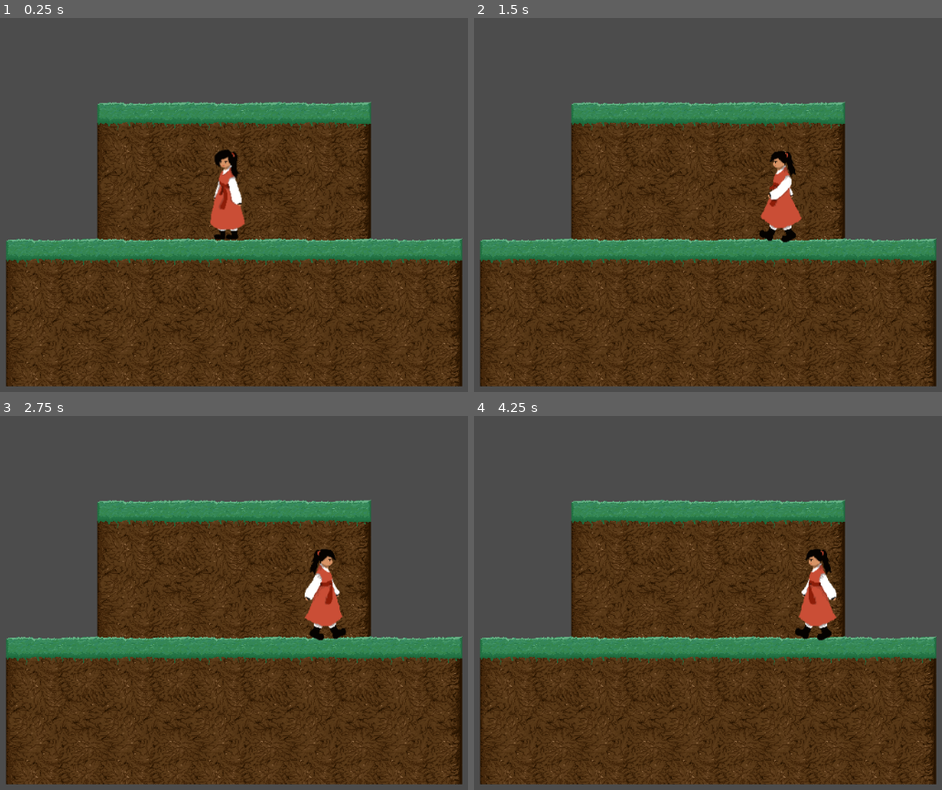
Above: before the commit, frames 1-4 (two rows, left to right).
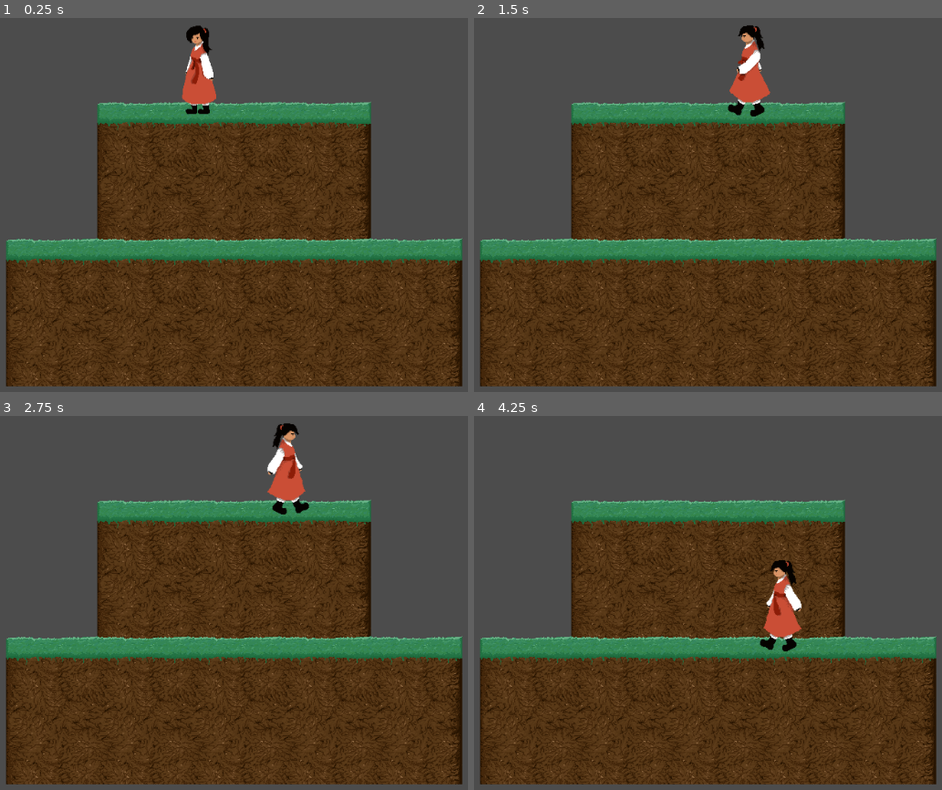
Above: after the commit, the same moments.

Repository: tacocube/karma
Game: Godot game, scene res://scenes/Main/Main.tscn
The game is run twice, just before and just after one commit, with the same random seed, the same clock (stepped at 60 frames per second) and the same inputs.
Inputs:
- Up to frame 1 (0.25 s): no input
- Up to frame 2 (1.5 s): hold Right (ui_right) 0.53-1.28 s; hold Left (ui_left) from 1.28 s (still down)
- Up to frame 3 (2.75 s): release Left (ui_left) at 2.03 s; hold Right (ui_right) from 2.03 s (still down)
- Up to frame 4 (4.25 s): release Right (ui_right) at 3.53 s; hold Left (ui_left) from 3.53 s (still down)

The runs differ from the first frame. In frame 1, 2.4% of the frame differs, in the area x 38-53%, y 1-60%; in frame 2, 2.5%; in frame 3, 2.6%, in the area x 57-75%, y 1-60%; in frame 4, 2.6%.

Commit message:
Make Sasa Great Again

Diff:
--- a/characters/Sasa/KinematicBody2D.gd
+++ b/characters/Sasa/Sasa.gd
@@ -1,29 +1,26 @@
-extends KinematicBody2D
+extends RigidBody2D
 
 onready var anim = get_node("sasa_anim")
 
-const GRAVITY = 0
 const WALK_SPEED = 200
 
-var velocity = Vector2()
+var xVelocity = 0
 
 func _physics_process(delta):
-	velocity.y += delta * GRAVITY
-
 	if Input.is_action_pressed("ui_left"):
-		velocity.x = -WALK_SPEED
+		xVelocity = -WALK_SPEED
 		get_node("sasa_anim").set_flip_h(false)
 		anim.play("walk")
 	elif Input.is_action_pressed("ui_right"):
-		velocity.x =  WALK_SPEED
+		xVelocity = WALK_SPEED
 		get_node("sasa_anim").set_flip_h(true)
 		anim.play("walk")
 	else:
+		xVelocity = 0
 		anim.play("idle")
-		velocity.x = 0
 
     # We don't need to multiply velocity by delta because MoveAndSlide already takes delta time into account.
 
     # The second parameter of move_and_slide is the normal pointing up.
     # In the case of a 2d platformer, in Godot upward is negative y, which translates to -1 as a normal.
-	move_and_slide(velocity, Vector2(0, -1))
+	set_axis_velocity(Vector2(xVelocity, 0))
--- a/characters/Sasa/Sasa.tscn
+++ b/characters/Sasa/Sasa.tscn
@@ -1,6 +1,6 @@
-[gd_scene load_steps=12 format=2]
+[gd_scene load_steps=10 format=2]
 
-[ext_resource path="res://characters/Sasa/KinematicBody2D.gd" type="Script" id=1]
+[ext_resource path="res://characters/Sasa/Sasa.gd" type="Script" id=1]
 [ext_resource path="res://characters/Sasa/textures/sasa_idle_1.png" type="Texture" id=2]
 [ext_resource path="res://characters/Sasa/textures/sasa_idle_2.png" type="Texture" id=3]
 [ext_resource path="res://characters/Sasa/textures/sasa_walk-1.png" type="Texture" id=4]
@@ -8,45 +8,28 @@
 [ext_resource path="res://characters/Sasa/textures/sasa_walk-3.png" type="Texture" id=6]
 [ext_resource path="res://characters/Sasa/textures/sasa_walk-4.png" type="Texture" id=7]
 
-[sub_resource type="CapsuleShape2D" id=2]
-
-custom_solver_bias = 0.0
-radius = 22.0434
-height = 83.6294
-
-[sub_resource type="GDScript" id=4]
-
-script/source = ""
-
 [sub_resource type="SpriteFrames" id=1]
 
 animations = [ {
 "frames": [ ExtResource( 2 ), ExtResource( 3 ) ],
 "loop": true,
 "name": "idle",
-"speed": 2.0
+"speed": 5.0
 }, {
 "frames": [ ExtResource( 4 ), ExtResource( 5 ), ExtResource( 6 ), ExtResource( 7 ) ],
 "loop": true,
 "name": "walk",
 "speed": 5.0
 } ]
-script = SubResource( 4 )
 
-[sub_resource type="CapsuleShape2D" id=3]
+[sub_resource type="CapsuleShape2D" id=2]
 
 custom_solver_bias = 0.0
-radius = 10.0
-height = 106.202
+radius = 23.286
+height = 78.1988
 
-[node name="Sasa" type="Node2D" index="0"]
+[node name="Sasa" type="RigidBody2D" index="0"]
 
-_sections_unfolded = [ "Transform" ]
-
-[node name="RigidBody2D" type="RigidBody2D" parent="." index="0"]
-
-editor/display_folded = true
-visible = false
 input_pickable = false
 collision_layer = 1
 collision_mask = 1
@@ -65,27 +48,13 @@
 linear_damp = -1.0
 angular_velocity = 0.0
 angular_damp = -1.0
-
-[node name="CollisionShape2D" type="CollisionShape2D" parent="RigidBody2D" index="0"]
-
-visible = false
-shape = SubResource( 2 )
-
-[node name="KinematicBody2D" type="KinematicBody2D" parent="." index="1"]
-
-input_pickable = false
-collision_layer = 1
-collision_mask = 1
-collision/safe_margin = 0.08
 script = ExtResource( 1 )
 
-[node name="sasa_anim" type="AnimatedSprite" parent="KinematicBody2D" index="0"]
+[node name="sasa_anim" type="AnimatedSprite" parent="." index="0"]
 
 frames = SubResource( 1 )
 animation = "idle"
 
-[node name="CollisionShape2D" type="CollisionShape2D" parent="KinematicBody2D" index="1"]
+[node name="CollisionShape2D" type="CollisionShape2D" parent="." index="1"]
 
-position = Vector2( -0.32802, 0 )
-scale = Vector2( 2.10075, 1 )
-shape = SubResource( 3 )
+shape = SubResource( 2 )
--- a/scenes/Main/Main.tscn
+++ b/scenes/Main/Main.tscn
@@ -3,7 +3,7 @@
 [ext_resource path="res://tilesets/tileset1/tileset1.tres" type="TileSet" id=1]
 [ext_resource path="res://characters/Sasa/Sasa.tscn" type="PackedScene" id=2]
 
-[node name="Node2D" type="Node2D"]
+[node name="Node2D" type="Node2D" index="0"]
 
 position = Vector2( -20, 10 )
 
@@ -27,11 +27,7 @@
 format = 1
 tile_data = PoolIntArray( -524287, 0, 0, -524285, 1, 0, -524283, 1, 0, -524281, 2, 0, -393215, 3, 0, -393213, 4, 0, -39 …(207 unchanged characters)…
 
-[node name="Sasa" parent="." index="1" instance=ExtResource( 2 )]
-
-position = Vector2( 309.608, -333.459 )
-
-[node name="MainCam" type="Camera2D" parent="." index="2"]
+[node name="MainCam" type="Camera2D" parent="." index="1"]
 
 position = Vector2( 332, -329 )
 anchor_mode = 1
@@ -57,3 +53,7 @@
 editor_draw_limits = false
 editor_draw_drag_margin = false
 _sections_unfolded = [ "Drag Margin", "Limit", "Transform" ]
+
+[node name="Sasa" parent="." index="2" instance=ExtResource( 2 )]
+
+position = Vector2( 270, -450 )
